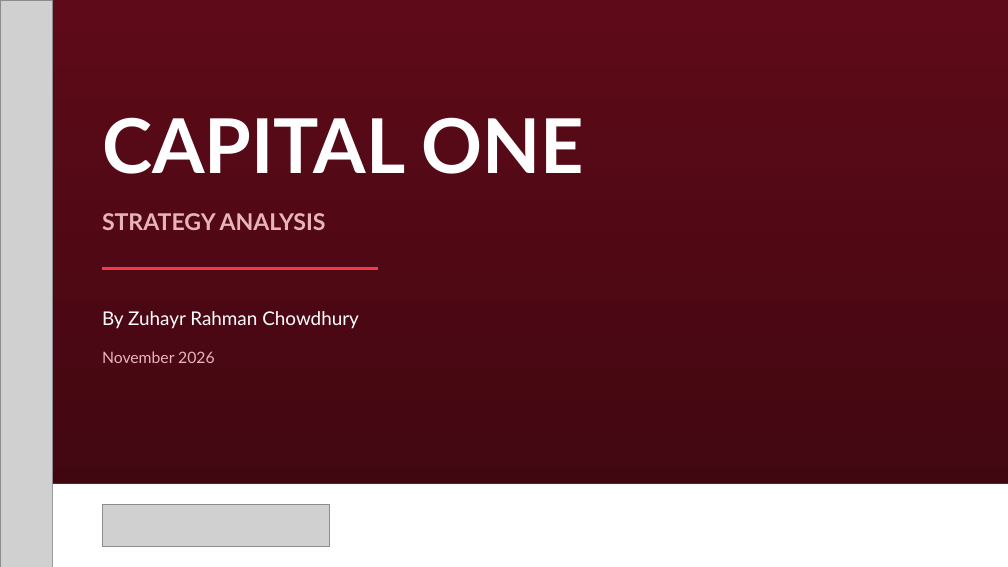
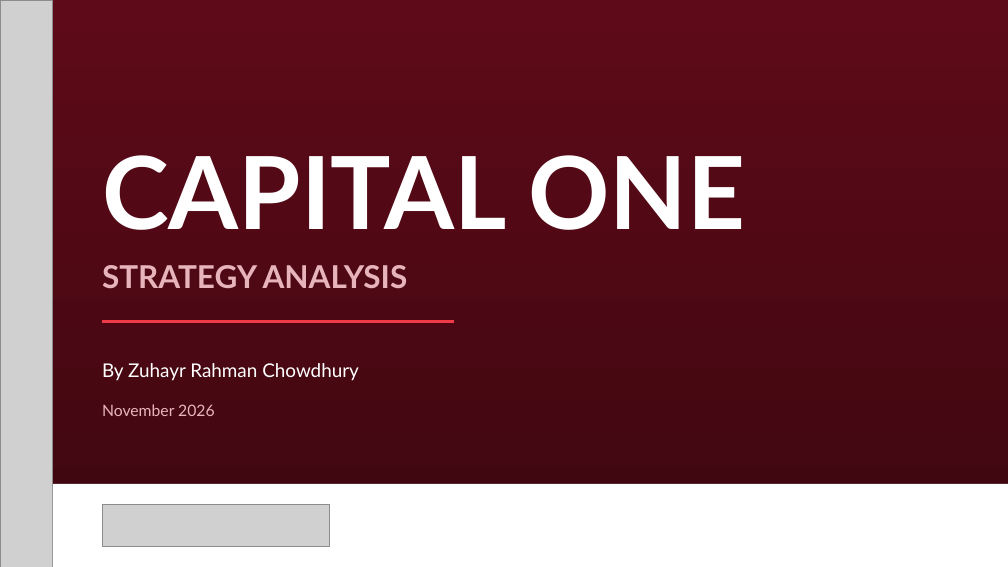
Before and after one commit to zuhayr77/AI-Business-Strategy-Agent, a slide deck: slide 1 of dccd-strategy-agent/examples/Capital_One_DCCD.pptx. Drawn at 1008x567 pixels with LibreOffice and Linux fonts; fonts in the diff are those of the drawing; grey boxes stand for pictures. Boxes give left, top, right and bottom in pixels: in the first picture for what was removed or moved away, otherwise in the second. Text is boxed around its words. In the diff, an @@ line names an element or a change of style, - is before the commit and + after.

```diff
--- a/dccd-strategy-agent/examples/Capital_One_DCCD.pptx
+++ b/dccd-strategy-agent/examples/Capital_One_DCCD.pptx
@@ text "CAPITAL ONE": place and size @@
-text "CAPITAL ONE" at (102, 117, 585, 174)
+text "CAPITAL ONE" at (102, 155, 745, 230)
@@ text "CAPITAL ONE" at (102, 155, 745, 230): size 72 to 96 pt @@
@@ text "STRATEGY ANALYSIS": place and size @@
-text "STRATEGY ANALYSIS" at (102, 213, 326, 230)
+text "STRATEGY ANALYSIS" at (102, 265, 408, 288)
@@ text "STRATEGY ANALYSIS" at (102, 265, 408, 288): size 22 to 30 pt @@
@@ line moved from (102, 268) - (378, 268) to (102, 321) - (454, 321) @@
@@ text "By Zuhayr Rahman Chowdhury": place and size @@
-text "By Zuhayr Rahman Chowdhury" at (102, 311, 359, 329)
+text "By Zuhayr Rahman Chowdhury" at (102, 363, 359, 381)
@@ text "November 2026": place and size @@
-text "November 2026" at (102, 351, 215, 363)
+text "November 2026" at (102, 404, 215, 416)
```
Also in this commit, not shown: 8 other slides changed, 12 other files.
